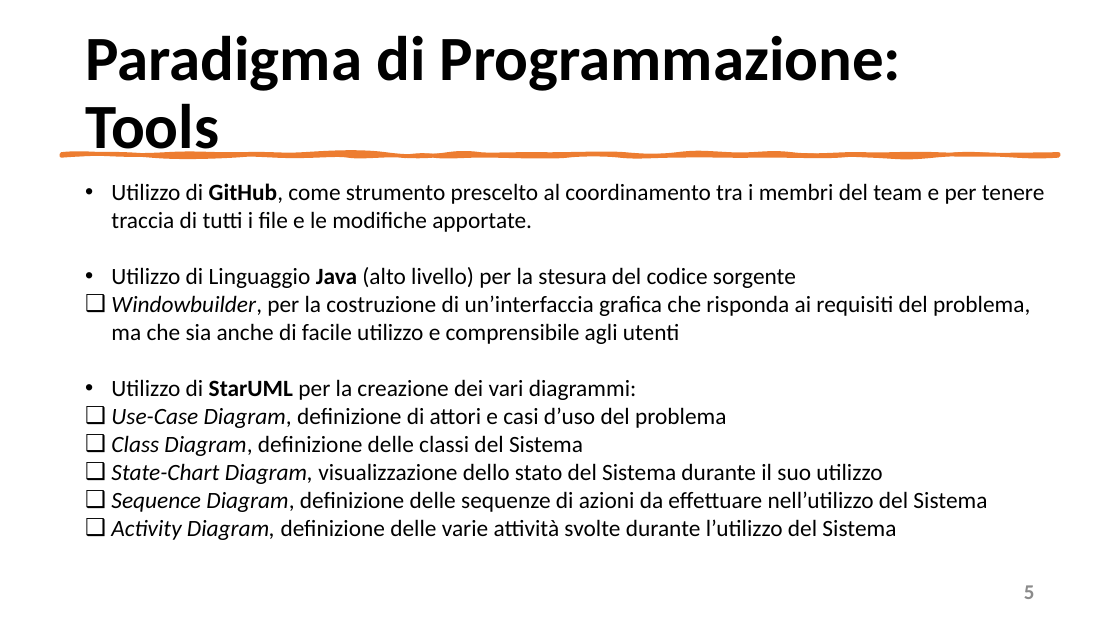
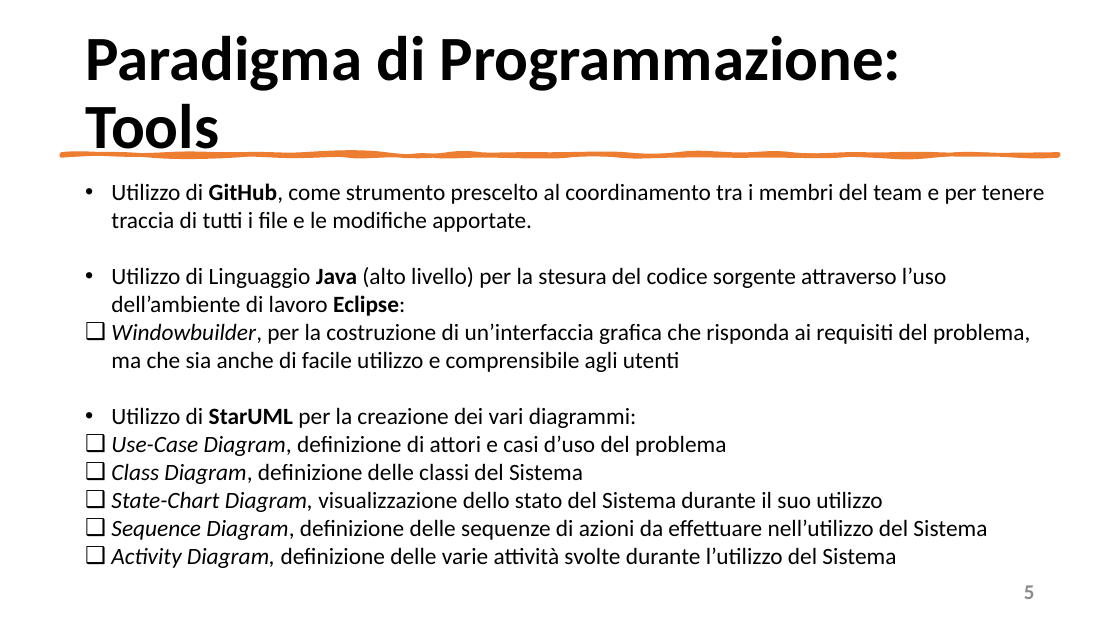
Before and after one commit to mangilimatteo/Progetto_Ingegneria_Software_Cattaneo_Mangili_Saini, a slide deck: slide 5 of Presentazione/Presentazione_Progetto.pptx. Drawn at 1120x630 pixels with LibreOffice and Linux fonts; fonts in the diff are those of the drawing. Boxes give left, top, right and bottom in pixels: in the first picture for what was removed or moved away, otherwise in the second. Text is boxed around its words. In the diff, an @@ line names an element or a change of style, - is before the commit and + after.

```diff
--- a/Presentazione/Presentazione_Progetto.pptx
+++ b/Presentazione/Presentazione_Progetto.pptx
@@ text at [111, 267, 946, 316]: text changed @@
-• Utilizzo di Linguaggio Java (alto livello) per la stesura del codice sorgente
+• Utilizzo di Linguaggio Java (alto livello) per la stesura del codice sorgente attraverso l’uso dell’ambiente di lavoro Eclipse:
```
Also in this commit, not shown: 7 other slides changed.
